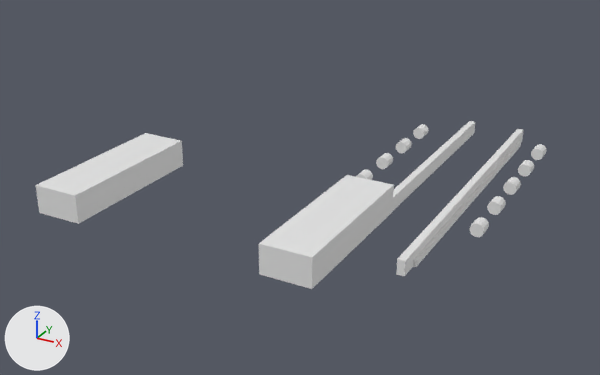
Two versions of the Blender file art/mantis/mantis_electrical.blend, one commit apart.
Camera for both pictures: a 50 mm lens placed at (0.204, -0.439, 0.24), pointed at (-0.068, 0.056, -0.008). Lighting does not change. The marker at lower left points along +X, +Y and +Z. The picture after the commit comes second.

Script lines for the objects in view, before the commit:
```python
ob_ceramic_contact_block = bpy.data.objects.new('Ceramic contact block', me_cube_020)
ob_ceramic_contact_block.location = (-0.06, -0.15, 0.08)
ob_ceramic_contact_block.scale = (0.024, 0.08, 0.014)
ob_ceramic_contact_block_001 = bpy.data.objects.new('Ceramic contact block.001', me_cube_023)
ob_ceramic_contact_block_001.location = (0.06, -0.15, 0.08)
ob_ceramic_contact_block_001.scale = (0.024, 0.08, 0.014)
ob_insulated_conductor_rail = bpy.data.objects.new('Insulated conductor rail', me_cube_018)
ob_insulated_conductor_rail.location = (-0.024, 0.18, -0.038)
ob_insulated_conductor_rail.scale = (0.006, 0.3, 0.012)
ob_insulated_conductor_rail_001 = bpy.data.objects.new('Insulated conductor rail.001', me_cube_021)
ob_insulated_conductor_rail_001.location = (0.024, 0.18, -0.038)
ob_insulated_conductor_rail_001.scale = (0.006, 0.3, 0.012)
ob_live_electrode = bpy.data.objects.new('Live electrode', me_cube_019)
ob_live_electrode.location = (-0.028, 0.18, -0.041)
ob_live_electrode.scale = (0.003, 0.27, 0.005)
ob_live_electrode_001 = bpy.data.objects.new('Live electrode.001', me_cube_022)
ob_live_electrode_001.location = (0.028, 0.18, -0.041)
ob_live_electrode_001.scale = (0.003, 0.27, 0.005)
```
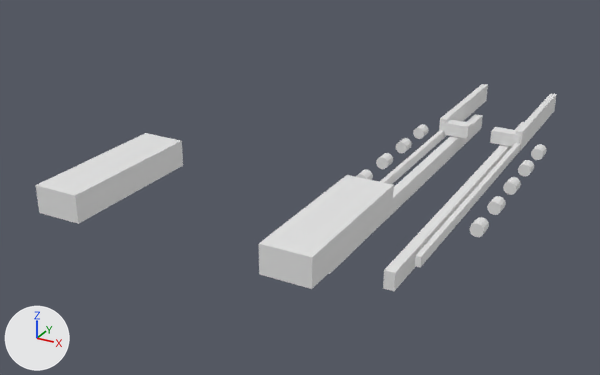
The change, as a list of edits to the scene's bpy script:
```text
Change ob_insulated_conductor_rail:
    ob_insulated_conductor_rail.scale: (0.006, 0.3, 0.012) -> (0.008, 0.34, 0.014)
Change ob_live_electrode:
    ob_live_electrode.location: (-0.028, 0.18, -0.041) -> (-0.036, 0.2, -0.03)
Change ob_insulated_conductor_rail_001:
    ob_insulated_conductor_rail_001.scale: (0.006, 0.3, 0.012) -> (0.008, 0.34, 0.014)
Change ob_live_electrode_001:
    ob_live_electrode_001.location: (0.028, 0.18, -0.041) -> (0.036, 0.2, -0.03)
    ob_live_electrode_001.scale: (0.003, 0.27, 0.005) -> (0.004, 0.34, 0.008)
Add ob_fork_electrode_crossbrace_001:
    ob_fork_electrode_crossbrace_001 = bpy.data.objects.new('Fork electrode crossbrace.001', me_cube_023.copy())  # the mesh of ob_ceramic_contact_block_001
    ob_fork_electrode_crossbrace_001.location = (0.024, 0.28, -0.024)
    ob_fork_electrode_crossbrace_001.scale = (0.026, 0.012, 0.012)
Add ob_fork_electrode_standoff_001:
    ob_fork_electrode_standoff_001 = bpy.data.objects.new('Fork electrode standoff.001', me_cube_023)
    ob_fork_electrode_standoff_001.location = (0.036, 0.34, -0.024)
    ob_fork_electrode_standoff_001.scale = (0.006, 0.13, 0.018)
Add ob_fork_electrode_crossbrace:
    ob_fork_electrode_crossbrace = bpy.data.objects.new('Fork electrode crossbrace', me_cube_019)
    ob_fork_electrode_crossbrace.location = (-0.024, 0.28, -0.024)
    ob_fork_electrode_crossbrace.scale = (0.026, 0.012, 0.012)
Add ob_fork_electrode_standoff:
    ob_fork_electrode_standoff = bpy.data.objects.new('Fork electrode standoff', me_cube_018)
    ob_fork_electrode_standoff.location = (-0.036, 0.34, -0.024)
    ob_fork_electrode_standoff.scale = (0.006, 0.13, 0.018)
```

Pixel boxes (x1, y1, x2, y2) of what changed, in the pictures (600 x 375 px):
'Insulated conductor rail.001', rescaled (10% wider, 15% taller)
    before: (396, 129, 524, 276)
    after: (383, 122, 524, 291)
'Insulated conductor rail', rescaled
    before: (393, 121, 475, 210)
    after: (328, 114, 483, 274)
'Live electrode.001', moved, rescaled
    before: (413, 141, 521, 267)
    after: (415, 143, 520, 267)
'Fork electrode standoff.001', added
    after: (516, 94, 557, 151)
'Fork electrode standoff', added
    after: (439, 84, 488, 138)
'Live electrode', moved (not visible before)
    after: (380, 130, 444, 184)
'Fork electrode crossbrace', added
    after: (441, 119, 472, 139)
'Fork electrode crossbrace.001', added
    after: (490, 127, 520, 147)
